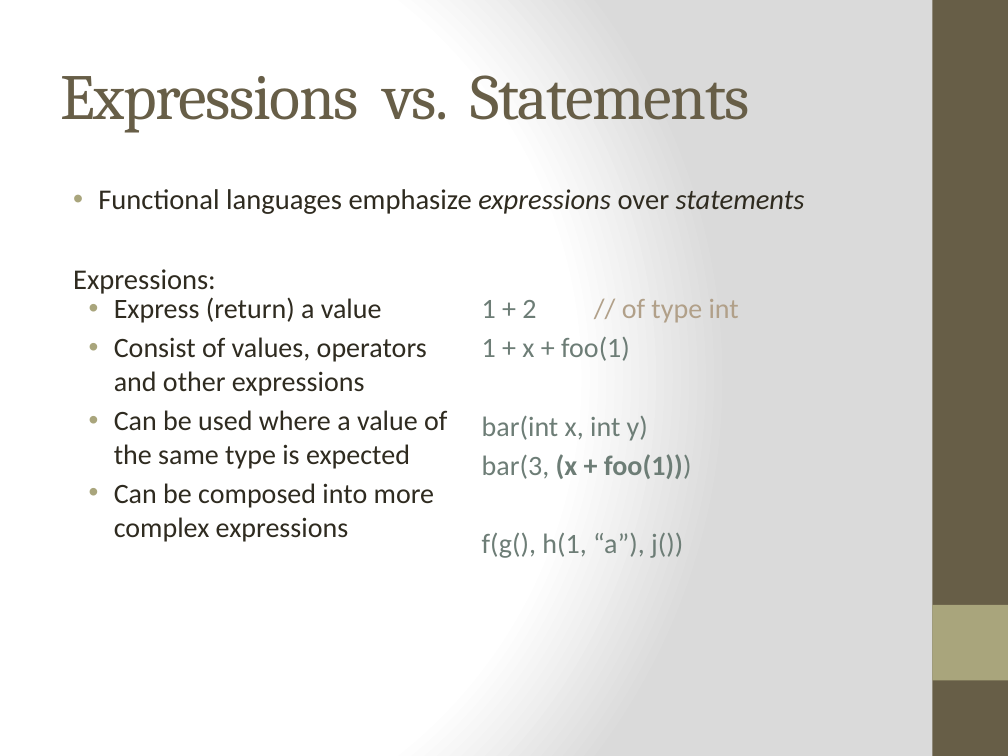
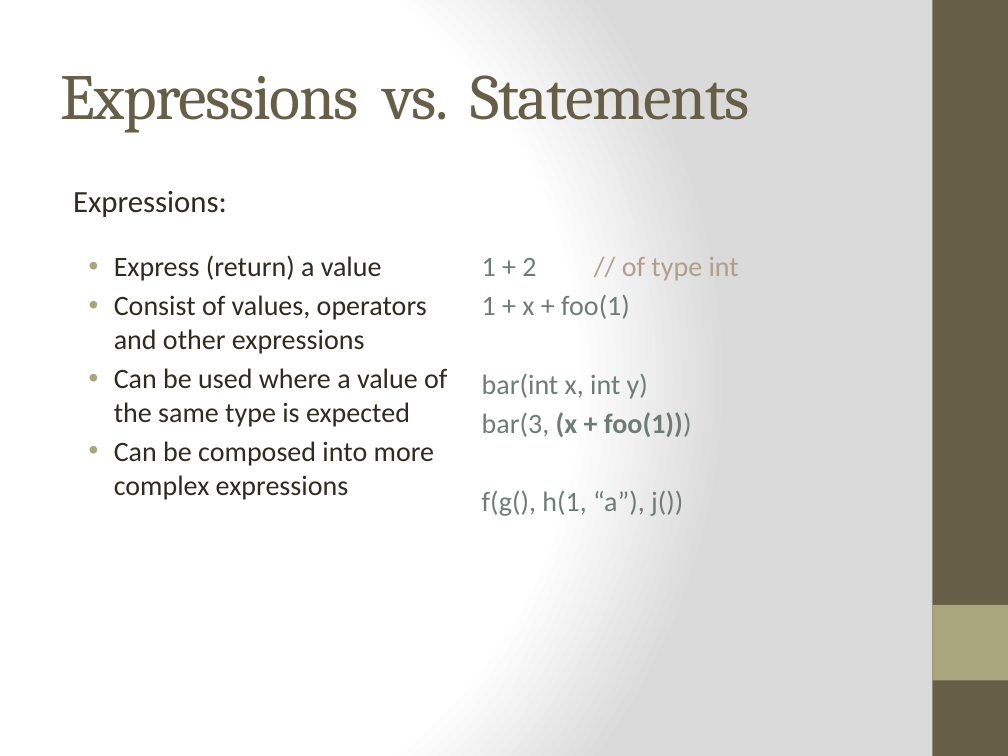
Before and after one commit to bjhartin/FoundationsOfFunctionalProgramming, a slide deck: slide 13 of FoundationsOfFunctionalProgramming.pptx (slide 12 before the commit). Drawn at 1008x756 pixels with LibreOffice and Linux fonts; fonts in the diff are those of the drawing. Boxes give left, top, right and bottom in pixels: in the first picture for what was removed or moved away, otherwise in the second. Text is boxed around its words. In the diff, an @@ line names an element or a change of style, - is before the commit and + after.

```diff
--- a/FoundationsOfFunctionalProgramming.pptx
+++ b/FoundationsOfFunctionalProgramming.pptx
@@ text "Expressions:" at box(73, 191, 227, 217): size 20.4 to 22 pt @@
@@ text at box(98, 189, 805, 214): paragraph removed @@
-• Functional languages emphasize expressions over statements
@@ text "Express (return) a value": place and size @@
-text "Express (return) a value" at box(114, 297, 739, 558)
+text "Express (return) a value" at box(114, 255, 739, 516)
```
Also in this commit, not shown: 10 other slides changed, 1 slide added.
